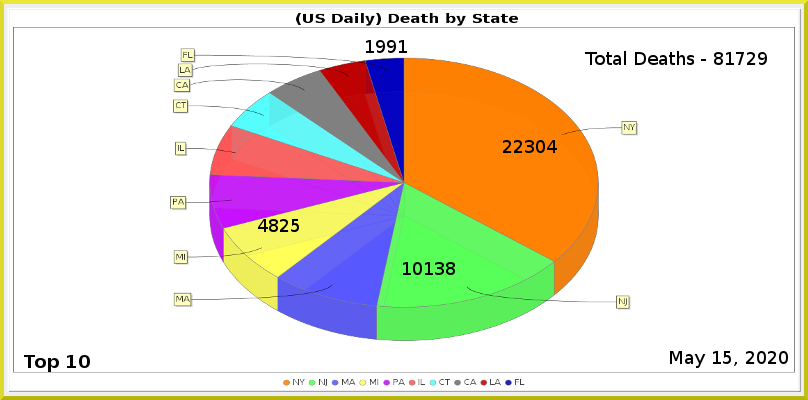
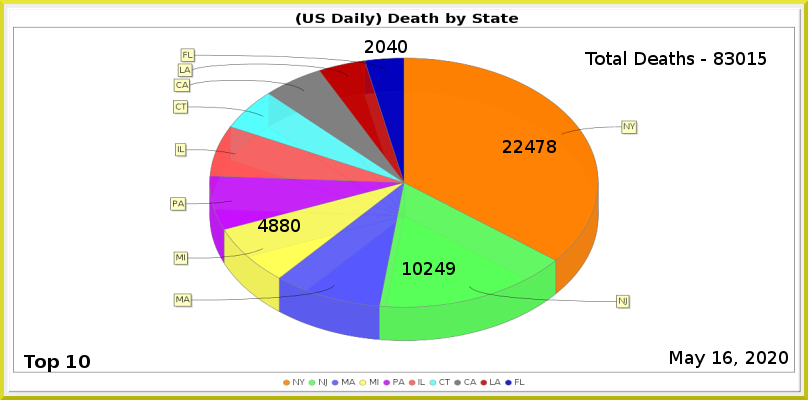
The second (808, 400) image is a revision of the first. Changes to its layers:
painted on "Least" over [365, 40, 407, 53]
painted on "MI" over [280, 219, 300, 232]
painted on "NJ" over [424, 262, 455, 275]
painted on "NY" over [525, 140, 557, 153]
renamed "Total Deaths - 81729" to "Total Deaths - 83015", painted on it over [725, 52, 767, 65]
painted on "Current Date" over [723, 351, 732, 364]
painted on "Death_by_State.png" over [8, 8, 802, 393]
